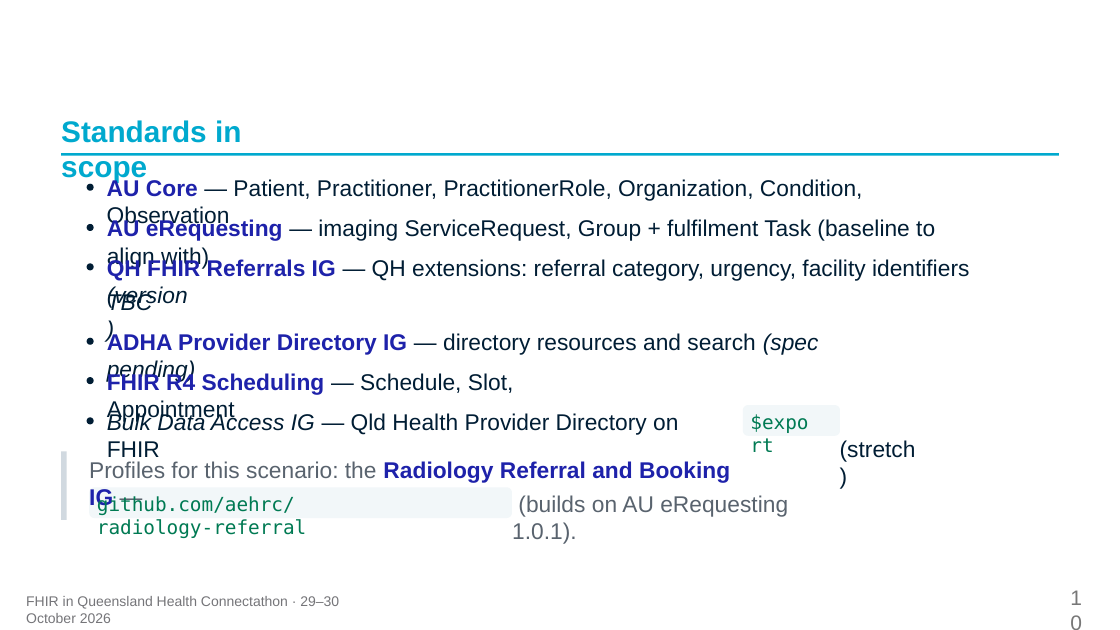
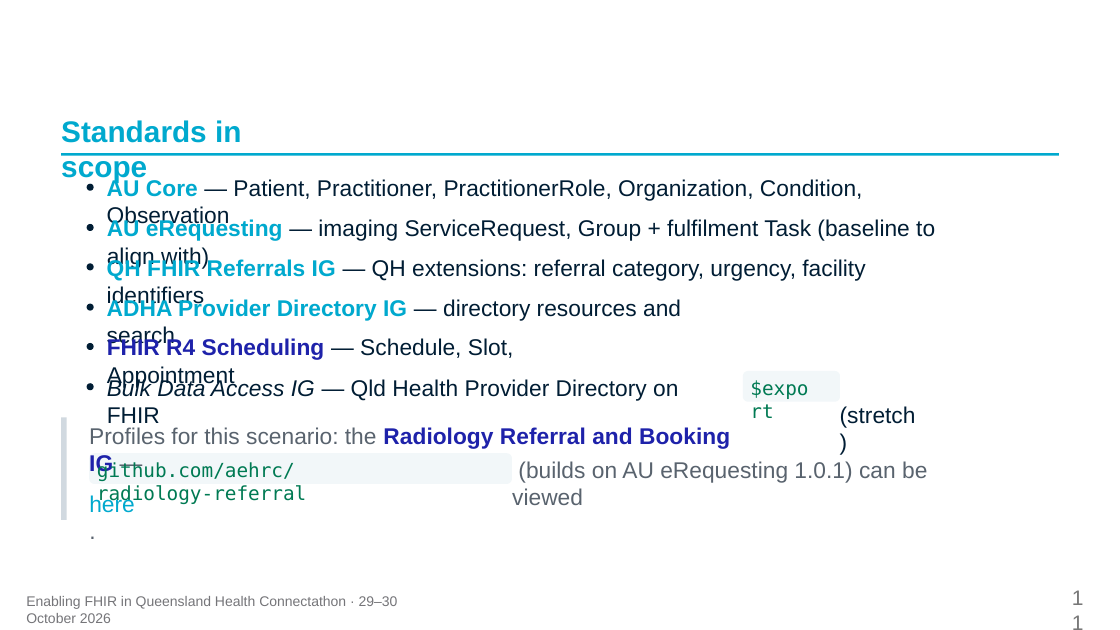
Before and after one commit to aehrc/qh-connectathon, a slide deck: slide 11 of 2026-10-29/2-FHIR-For-Services/Track2-KickOff-Deck.pptx (slide 10 before the commit). Drawn at 1120x630 pixels with LibreOffice and Linux fonts; fonts in the diff are those of the drawing. Boxes give left, top, right and bottom in pixels: in the first picture for what was removed or moved away, otherwise in the second. Text is boxed around its words. In the diff, an @@ line names an element or a change of style, - is before the commit and + after.

```diff
--- a/2026-10-29/2-FHIR-For-Services/Track2-KickOff-Deck.pptx
+++ b/2026-10-29/2-FHIR-For-Services/Track2-KickOff-Deck.pptx
@@ text "AU Core — Patient, Practitioner, ..." at bbox=[107, 178, 863, 228]: text colour #1E22AA to #00A9CE in "AU Core" @@
@@ text "AU eRequesting — imaging ServiceRequest, ..." at bbox=[107, 218, 935, 269]: text colour #1E22AA to #00A9CE in "AU eRequesting" @@
@@ text at bbox=[107, 258, 865, 281]: text changed @@
-QH FHIR Referrals IG — QH extensions: referral category, urgency, facility identiﬁers (version
+QH FHIR Referrals IG — QH extensions: referral category, urgency, facility identiﬁers
@@ text at bbox=[107, 298, 681, 348]: text changed @@
-ADHA Provider Directory IG — directory resources and search (spec pending)
+ADHA Provider Directory IG — directory resources and search
@@ text removed at bbox=[107, 292, 153, 311] @@
-TBC)
@@ freeform shape: place and size @@
-freeform shape at bbox=[87, 418, 93, 424]
+freeform shape at bbox=[87, 303, 93, 310]
@@ freeform shape: place and size @@
-freeform shape at bbox=[87, 338, 93, 344]
+freeform shape at bbox=[87, 343, 93, 350]
@@ freeform shape: place and size @@
-freeform shape at bbox=[87, 377, 93, 384]
+freeform shape at bbox=[87, 383, 93, 390]
@@ freeform shape: place and size @@
-freeform shape at bbox=[61, 451, 66, 519]
+freeform shape at bbox=[61, 418, 66, 520]
@@ 6 texts, 2 freeform shapes: place and size @@
-6 texts, 2 freeform shapes at bbox=[89, 371, 916, 538]
+6 texts, 2 freeform shapes at bbox=[89, 337, 916, 506]
@@ text at bbox=[518, 461, 927, 483]: text changed @@
-(builds on AU eRequesting 1.0.1).
+(builds on AU eRequesting 1.0.1) can be viewed
@@ text added at bbox=[89, 494, 135, 513], 19.5 pt, text #00A9CE @@
+here.
@@ text at bbox=[26, 596, 398, 623]: text changed @@
-FHIR in Queensland Health Connectathon · 29–30 October 2026
+Enabling FHIR in Queensland Health Connectathon · 29–30 October 2026
@@ text removed at bbox=[1070, 584, 1091, 608] @@
-10
@@ text added at bbox=[1072, 584, 1093, 608], 18 pt, text #777777 @@
+11
```
Also in this commit, not shown: 15 other slides changed, 1 slide added.
